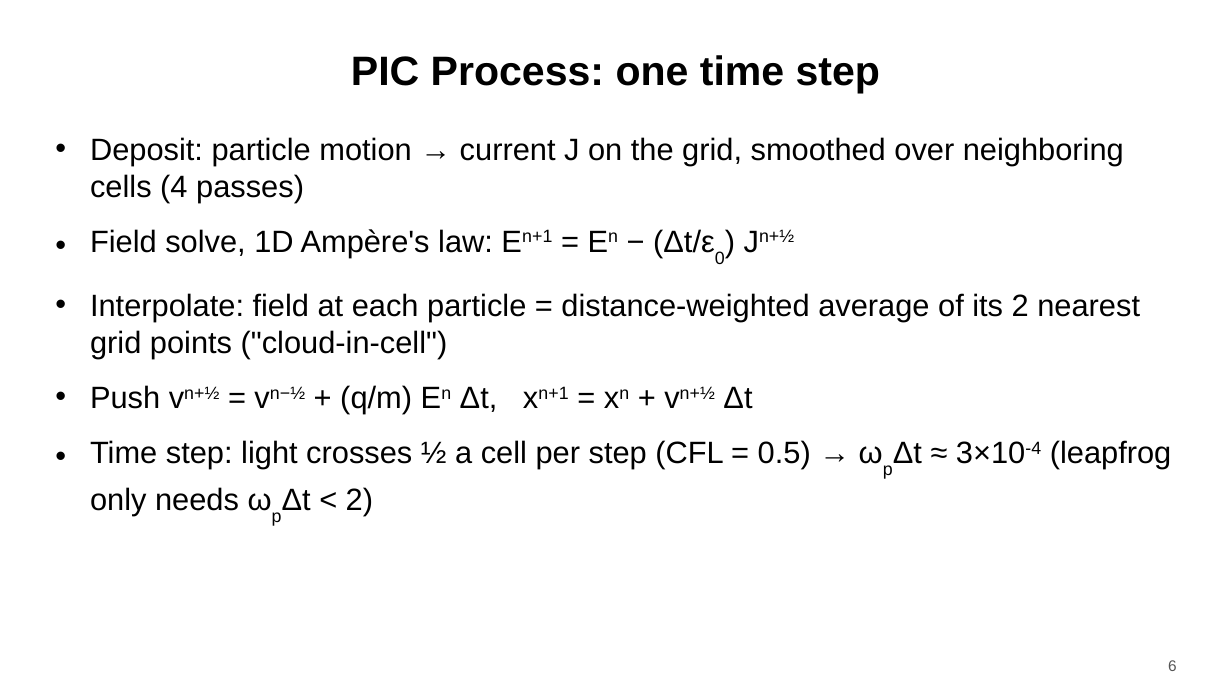
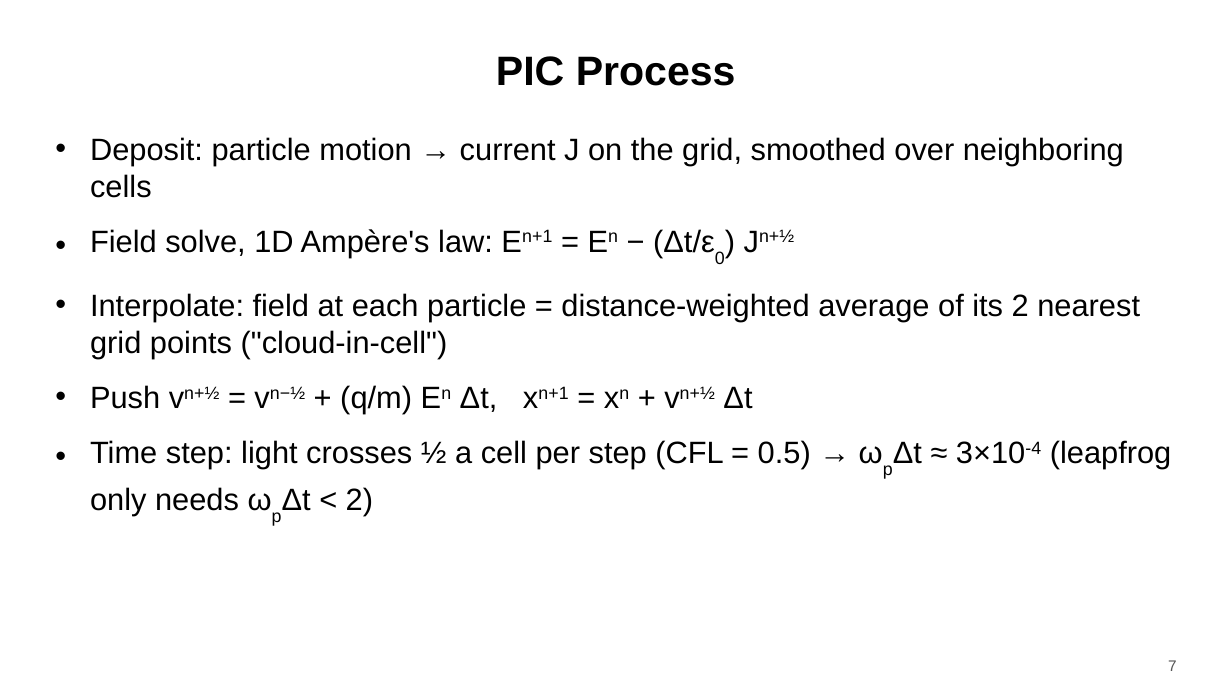
Before and after one commit to harry-wu-28/plasma, a slide deck: slide 7 of twostream/results/talk/twostream_talk_final.pptx (slide 6 before the commit). Drawn at 1232x693 pixels with LibreOffice and Linux fonts; fonts in the diff are those of the drawing. Boxes give left, top, right and bottom in pixels: in the first picture for what was removed or moved away, otherwise in the second. Text is boxed around its words. In the diff, an @@ line names an element or a change of style, - is before the commit and + after.

```diff
--- a/twostream/results/talk/twostream_talk_final.pptx
+++ b/twostream/results/talk/twostream_talk_final.pptx
@@ title at (x1=496, y1=56, x2=736, y2=86): text changed @@
-PIC Process: one time step
+PIC Process
@@ text at (x1=90, y1=137, x2=1124, y2=198): text changed @@
-• Deposit: particle motion → current J on the grid, smoothed over neighboring cells (4 passes)
+• Deposit: particle motion → current J on the grid, smoothed over neighboring cells
@@ page number at (x1=1168, y1=660, x2=1177, y2=671): text changed @@
-6
+7
```
Also in this commit, not shown: 5 other slides changed, 1 slide added.
